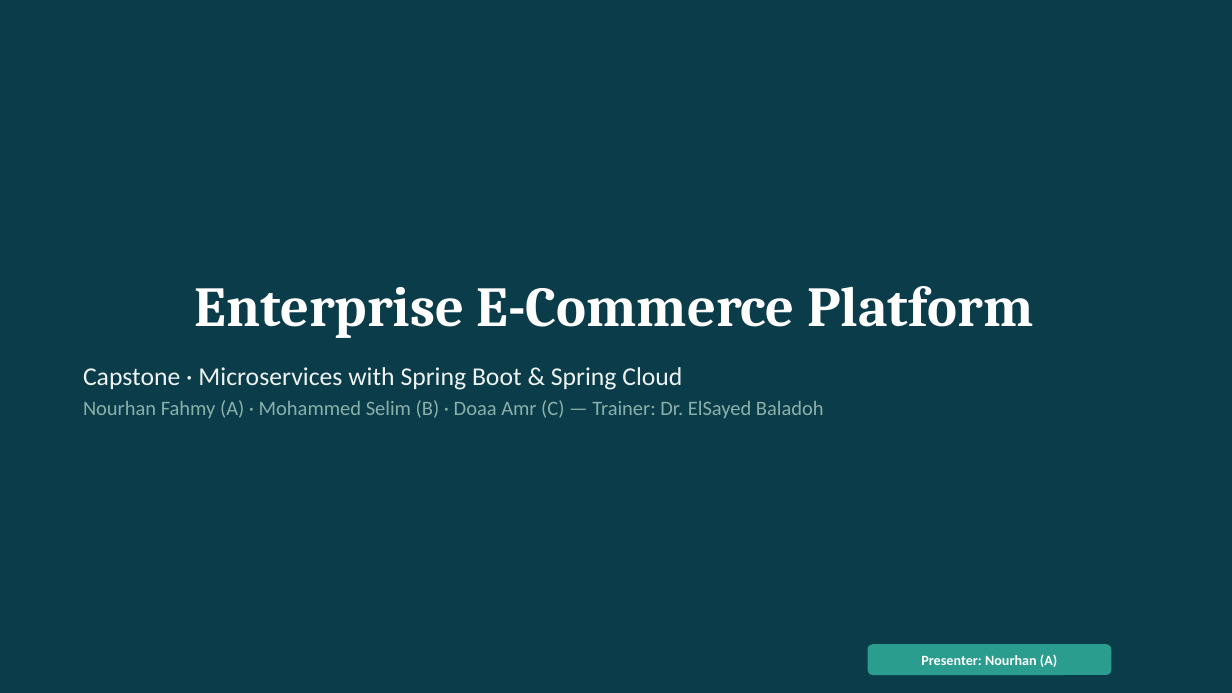
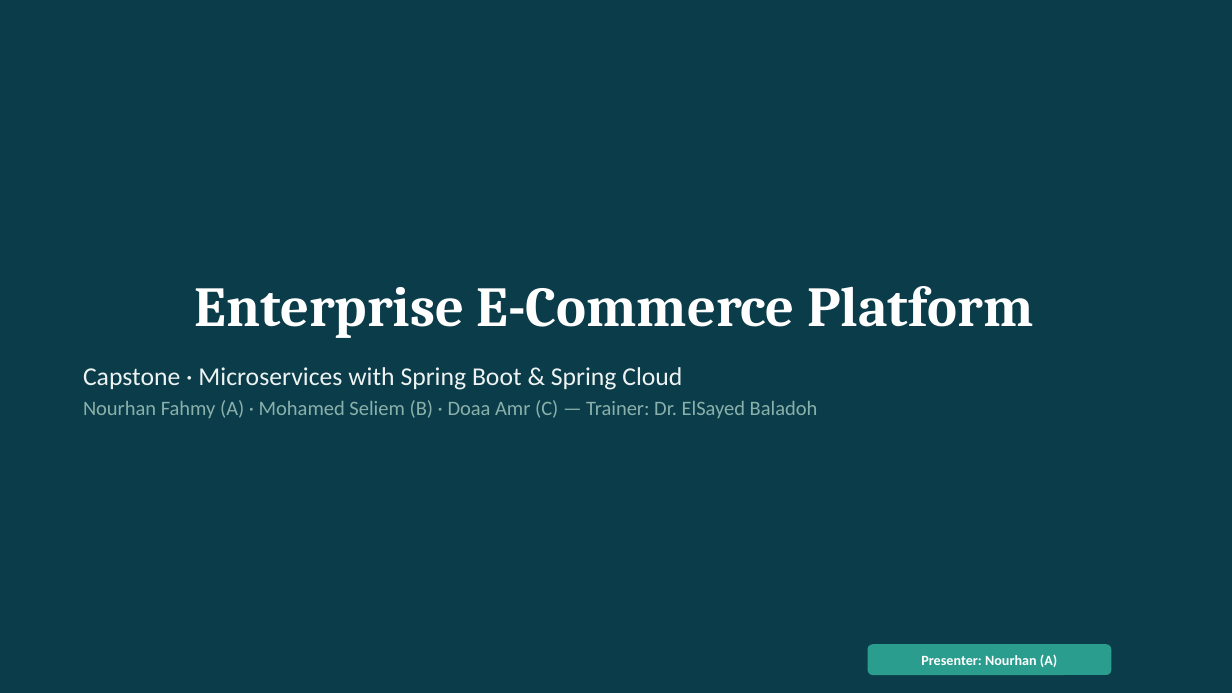
Before and after one commit to 13nour11/capstone-platform, a slide deck: slide 1 of docs/slides/capstone-final.pptx. Drawn at 1232x693 pixels with LibreOffice and Linux fonts; fonts in the diff are those of the drawing. Boxes give left, top, right and bottom in pixels: in the first picture for what was removed or moved away, otherwise in the second. Text is boxed around its words. In the diff, an @@ line names an element or a change of style, - is before the commit and + after.

Commit message:
capstone-L6: slides-with-live-screenshots-from-the-cluster-on-main
Four evidence slides from the kind run on main: Zipkin trace across HTTP and Kafka, B2 in
Grafana, ArgoCD 10/10 Synced/Healthy, CI on main + Platform Overview. Names as in the Team
Charter, presenter ranges updated, slide outline and demo script aligned with the deck.

```diff
--- a/docs/slides/capstone-final.pptx
+++ b/docs/slides/capstone-final.pptx
@@ text at box(83, 400, 818, 418): text changed @@
-Nourhan Fahmy (A) · Mohammed Selim (B) · Doaa Amr (C) — Trainer: Dr. ElSayed Baladoh
+Nourhan Fahmy (A) · Mohamed Seliem (B) · Doaa Amr (C) — Trainer: Dr. ElSayed Baladoh
```
Also in this commit, not shown: 7 other slides changed, 4 slides added, 10 other files.
